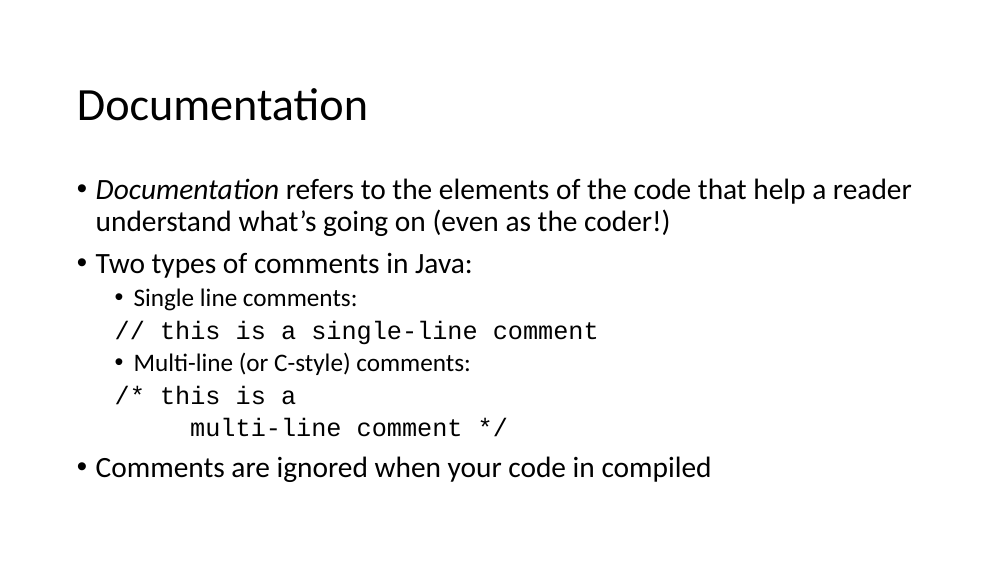
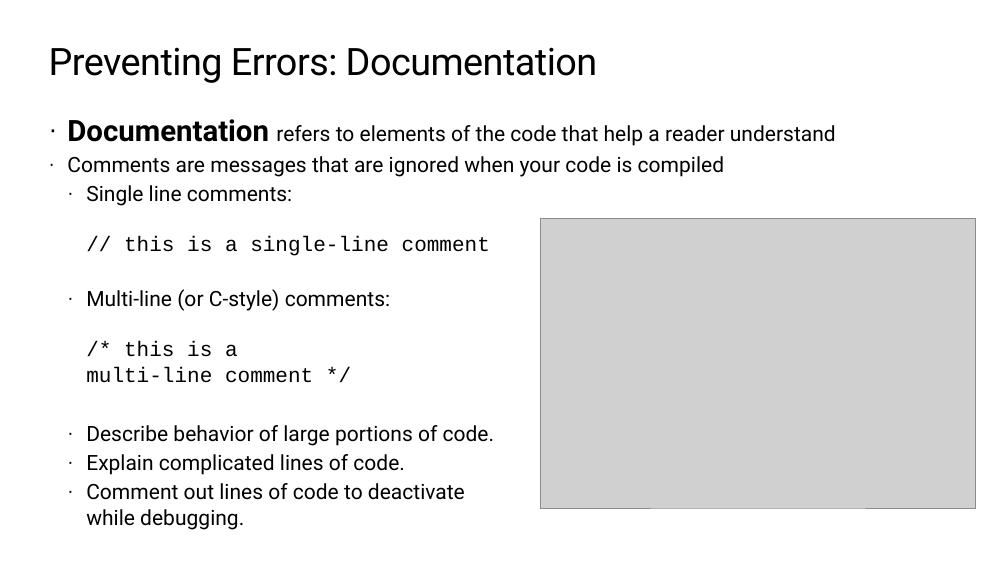
Before and after one commit to TEALSK12/apcsa-public, a slide deck: slide 43 of curriculum/Unit1/Unit1.pptx (slide 36 before the commit). Drawn at 1008x567 pixels with LibreOffice and Linux fonts; fonts in the diff are those of the drawing; grey boxes stand for pictures; background and template pictures are left out. Boxes give left, top, right and bottom in pixels: in the first picture for what was removed or moved away, otherwise in the second. Text is boxed around its words. In the diff, an @@ line names an element or a change of style, - is before the commit and + after.

Commit message:
Update slide deck

```diff
--- a/curriculum/Unit1/Unit1.pptx
+++ b/curriculum/Unit1/Unit1.pptx
@@ title "Preventing Errors: Documentation" at box(49, 47, 598, 83): vertical alignment middle to top @@
@@ title at box(49, 47, 598, 83): text changed; size 44 to 36 pt; font Calibri to Roboto @@
-Documentation
+Preventing Errors: Documentation
@@ text at box(67, 119, 836, 530): text changed; size 28 to 20 pt; font Calibri to Roboto @@
-• Documentation refers to the elements of the code that help a reader understand what’s going on (even as the coder!)
-• Two types of comments in Java:
-  • Single line comments:
-  // this is a single-line comment
-  • Multi-line (or C-style) comments:
-  /* this is a
-  multi-line comment */
-• Comments are ignored when your code in compiled
+· Documentation refers to elements of the code that help a reader understand
+· Comments are messages that are ignored when your code is compiled
+  · Single line comments:
+    // this is a single-line comment
+  · Multi-line (or C-style) comments:
+    /* this is a
+    multi-line comment */
+  · Describe behavior of large portions of code.
+  · Explain complicated lines of code.
+  · Comment out lines of code to deactivate
+    while debugging.
@@ picture added at box(540, 219, 975, 508) @@
```
Also in this commit, not shown: 64 other slides changed, 24 slides added, 13 slides removed.
